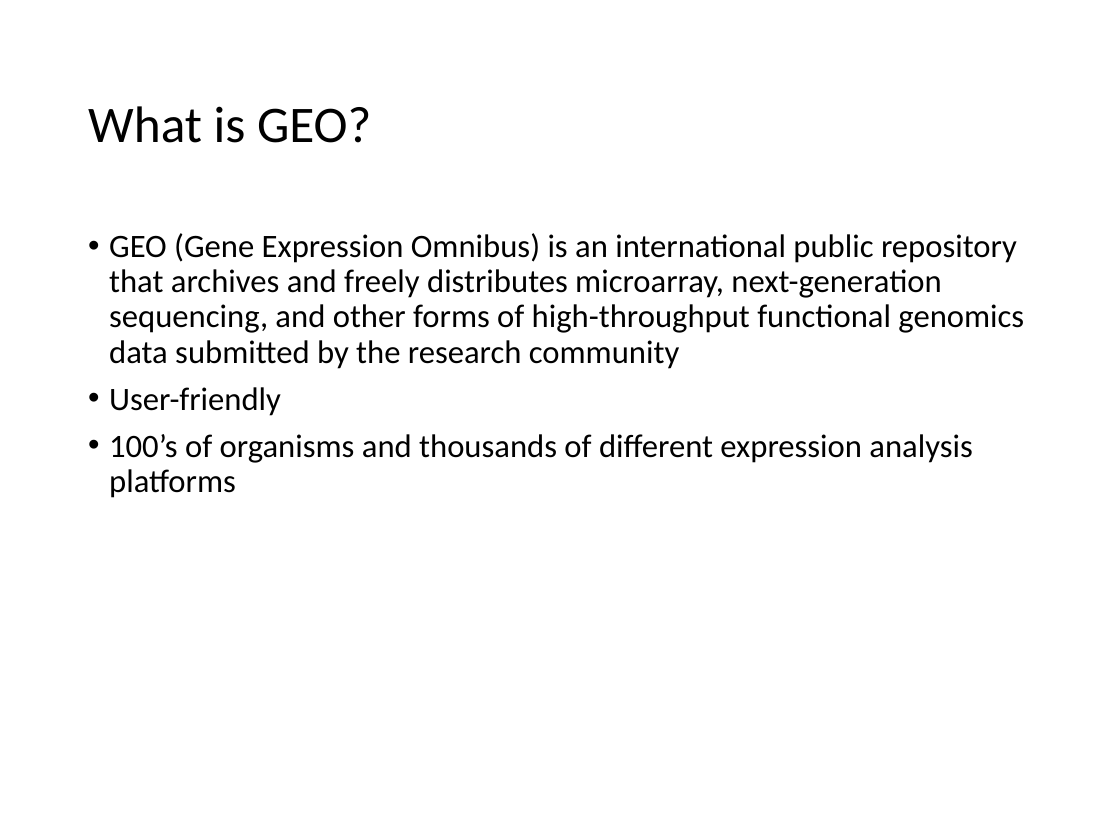
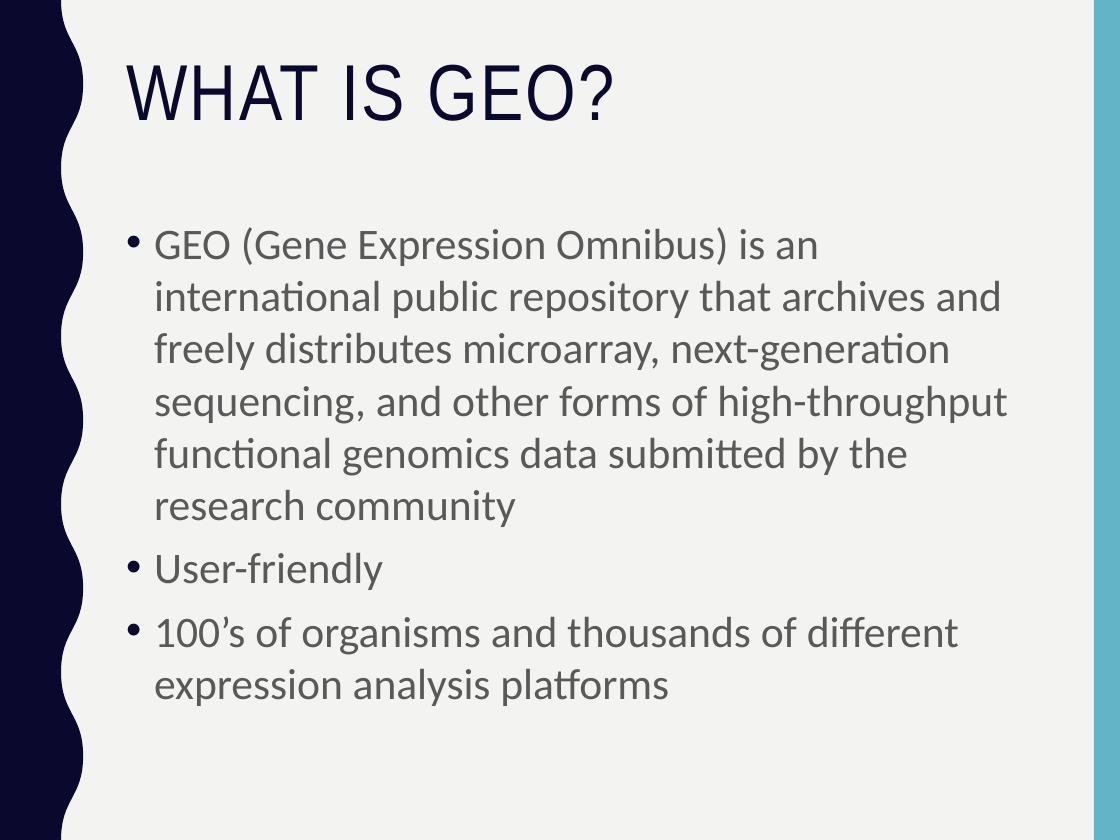
Before and after one commit to PRodriguez19/Intro-to-rnaseq, a slide deck: slide 4 of lectures/Lecture5-MMG232.pptx (slide 2 before the commit). Drawn at 1120x840 pixels with LibreOffice and Linux fonts; fonts in the diff are those of the drawing. Boxes give left, top, right and bottom in pixels: in the first picture for what was removed or moved away, otherwise in the second. Text is boxed around its words. In the diff, an @@ line names an element or a change of style, - is before the commit and + after.

```diff
--- a/lectures/Lecture5-MMG232.pptx
+++ b/lectures/Lecture5-MMG232.pptx
@@ background #FFFFFF to #F3F3F2 @@
@@ freeform shape added at [0, 0, 83, 840], fill #0B082E @@
@@ rectangle added at [1094, 0, 1120, 840], fill #62B4C6 @@
@@ title "WHAT IS GEO?" at [126, 64, 615, 121]: vertical alignment middle to top @@
@@ title at [126, 64, 615, 121]: text changed; size 33 to 51 pt; font Calibri to Arial Narrow; text colour #000000 to #0B082E @@
-What is GEO?
+WHAT IS GEO?
@@ text "GEO (Gene Expression Omnibus) is ...": place and size @@
-text "GEO (Gene Expression Omnibus) is ..." at [109, 233, 1024, 498]
+text "GEO (Gene Expression Omnibus) is ..." at [154, 227, 1008, 706]
@@ text "GEO (Gene Expression Omnibus) is ..." at [154, 227, 1008, 706]: size 21 to 28 pt, text colour #000000 to #595959; indent changed; line spacing 0.9 to 1 @@
```
Also in this commit, not shown: 25 other slides changed, 15 slides added, 5 slides removed, 6 other files.
